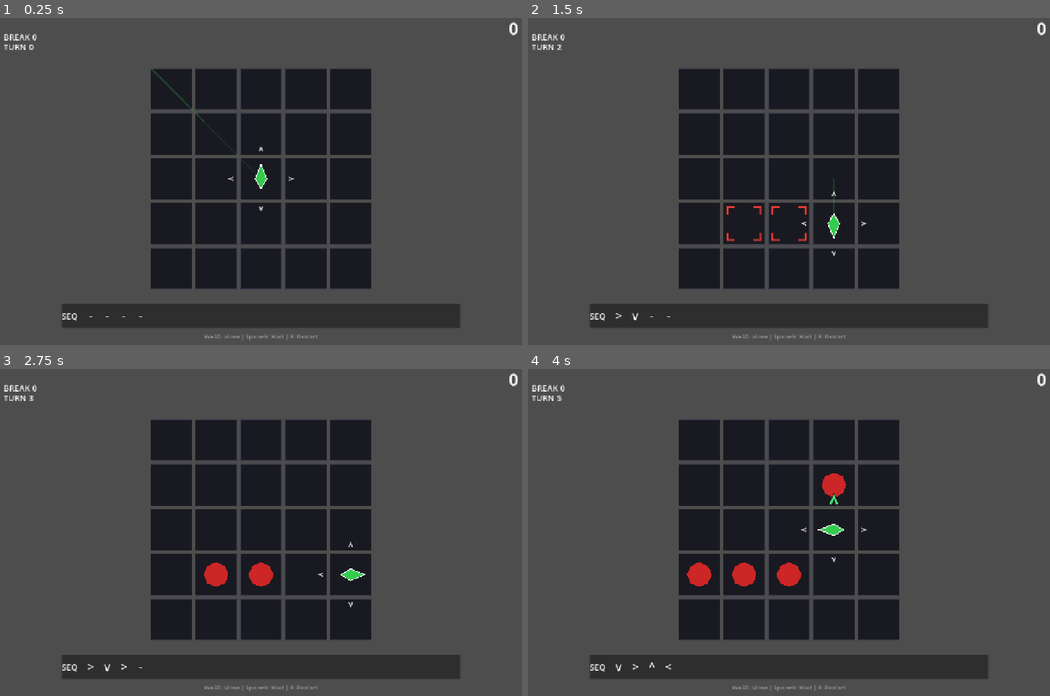
Above: before the commit, frames 1-4 (two rows, left to right).
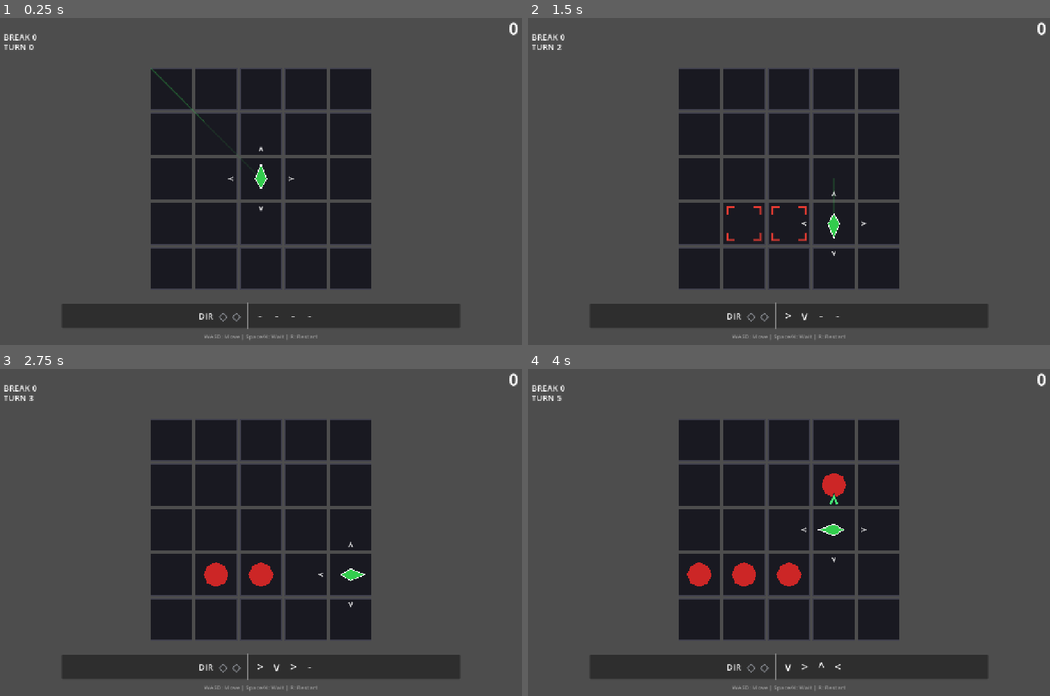
Above: after the commit, the same moments.

Repository: Periodev/DIR_03
Game: Godot game, scene res://scenes/extra_mode/extra_mode.tscn
Two runs of this game, one before a commit and one after it. Both use one fixed random seed, a clock stepped at 60 frames per second and the inputs below. This scene is started directly instead of the project's main scene.
Inputs (mouse positions are in pixels of both pictures, inside the frame that each line leads up to):
- Up to frame 1 (0.25 s): no input
- Up to frame 2 (1.5 s): tap Enter at 0.5 s; move the mouse to (903, 161) at 0.52 s; hold Right (move_right) 0.53-1.28 s; hold X (install_vector) 0.53-1.28 s; click (903, 161) at 0.67 s; tap F5 (reset_level) at 1.25 s; move the mouse to (684, 194) at 1.27 s; hold Down (move_down) from 1.28 s (still down); tap Space (trigger_vector) at 1.35 s
- Up to frame 3 (2.75 s): tap F5 (reset_level) at 2 s; move the mouse to (313, 457) at 2.02 s; release Down (move_down) at 2.03 s; hold Right (move_right) from 2.03 s (still down); hold Z (undo_command) from 2.03 s (still down)
- Up to frame 4 (4 s): tap F5 (reset_level) at 2.75, 3.5 s; move the mouse to (762, 597) at 2.77 s; release Right (move_right) at 2.78 s; release Z (undo_command) at 2.78 s; hold Up (move_up) 2.78-3.53 s; tap Enter at 2.85 s; click (762, 597) at 2.92 s; move the mouse to (950, 578) at 3.52 s; hold Left (move_left) from 3.53 s (still down); tap Keypad Enter at 3.6 s

The runs differ from the first frame. In frame 1, 0.1% of the frame differs, in the area x 11-60%, y 86-96%; in frame 2, 0.2%; in frame 3, 0.2%; in frame 4, 0.2%.

Commit message:
Refine EXTRA HUD and ultimate turn timing

Diff:
--- a/scripts/extra_mode/Board.gd
+++ b/scripts/extra_mode/Board.gd
@@ -365,6 +365,7 @@
 
 	if not _consume_attack_direction(dir):
 		return false
+	var freeze_spawn_cycle: bool = ultimate_dashes_remaining > 0
 	_clear_attack_prompts()
 	player_facing_dir = dir
 
@@ -374,7 +375,7 @@
 		_action_animation_pending = true
 		game_state.set_state(CharacterData.GameStateEnum.PRESENTING)
 		player_node.play_attack(dir, false, true)
-		return _finalize_turn_after_action(true)
+		return _finalize_turn_after_action(freeze_spawn_cycle)
 
 	if hits_dead:
 		_perform_dash_kill(destination, dir, true)
@@ -383,12 +384,12 @@
 		_finish_ultimate_chain()
 		if ultimate_finished:
 			score_manager.reset_combo()
-		return _finalize_turn_after_action(true)
+		return _finalize_turn_after_action(freeze_spawn_cycle)
 
 	player_pos = destination
 	score_manager.reset_combo()
 	_finish_ultimate_chain()
-	return _finalize_turn_after_action(true)
+	return _finalize_turn_after_action(freeze_spawn_cycle)
 
 func _get_ultimate_dash_destination(dir: int) -> Vector2i:
 	var step: Vector2i = CharacterData.DIR_VECTOR[dir]
--- a/scripts/extra_mode/HUD.gd
+++ b/scripts/extra_mode/HUD.gd
@@ -6,6 +6,7 @@
 var turns_label: Label
 var inventory_container: HBoxContainer
 var inventory_panel: PanelContainer
+var energy_container: HBoxContainer
 var hold_container: HBoxContainer
 var hold_label: Label
 var hold_slot: Label
@@ -63,13 +64,29 @@
 	add_child(inventory_panel)
 
 	var inv_hbox = HBoxContainer.new()
-	inv_hbox.add_theme_constant_override("separation", 8)
+	inv_hbox.alignment = BoxContainer.ALIGNMENT_CENTER
+	inv_hbox.add_theme_constant_override("separation", 10)
 	inventory_panel.add_child(inv_hbox)
 
 	var q_label = Label.new()
-	q_label.text = "SEQ "
+	q_label.text = "DIR"
 	q_label.add_theme_font_size_override("font_size", 20)
 	inv_hbox.add_child(q_label)
+
+	energy_container = HBoxContainer.new()
+	energy_container.add_theme_constant_override("separation", 2)
+	inv_hbox.add_child(energy_container)
+	for _i in 2:
+		var energy_slot := Label.new()
+		energy_slot.text = "◇"
+		energy_slot.add_theme_font_size_override("font_size", 28)
+		energy_slot.add_theme_color_override("font_color", Color(0.72, 0.74, 0.78))
+		energy_slot.custom_minimum_size = Vector2(30, 36)
+		energy_slot.horizontal_alignment = HORIZONTAL_ALIGNMENT_CENTER
+		energy_container.add_child(energy_slot)
+
+	var energy_separator := VSeparator.new()
+	inv_hbox.add_child(energy_separator)
 
 	inventory_container = HBoxContainer.new()
 	inventory_container.add_theme_constant_override("separation", 4)
Not shown, changed: tools/verify_v11_static.ps1
